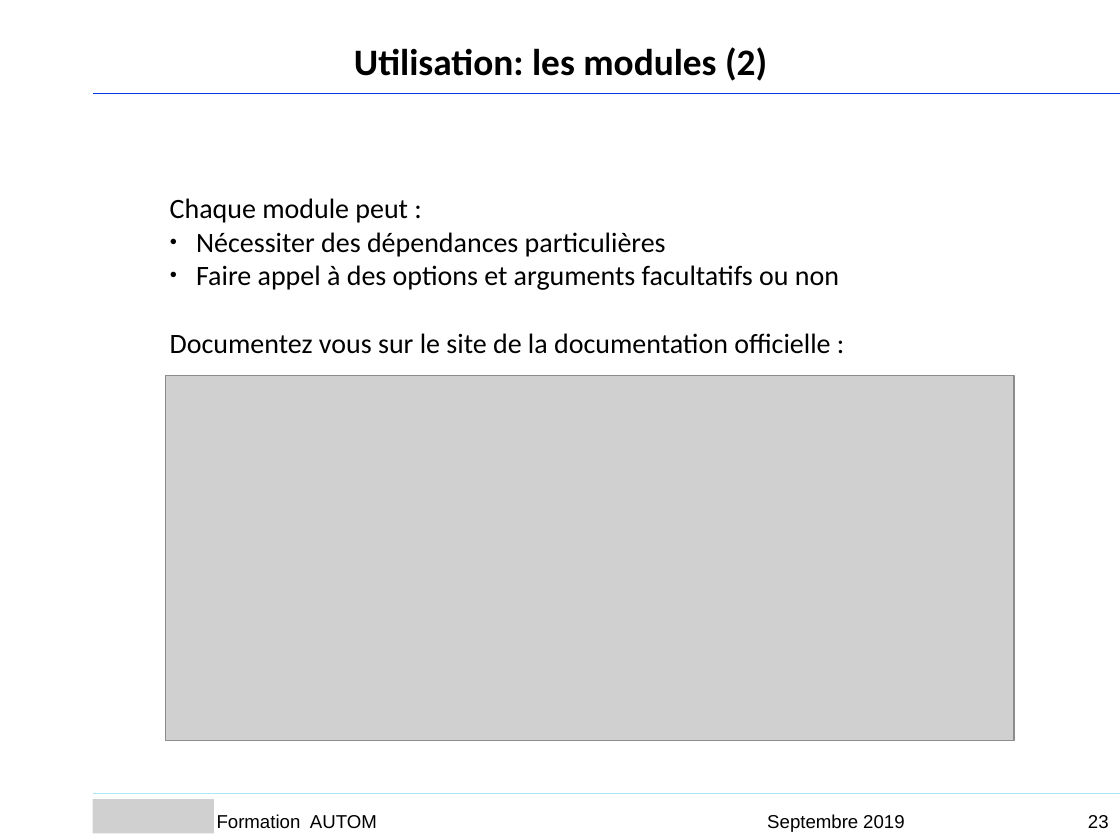
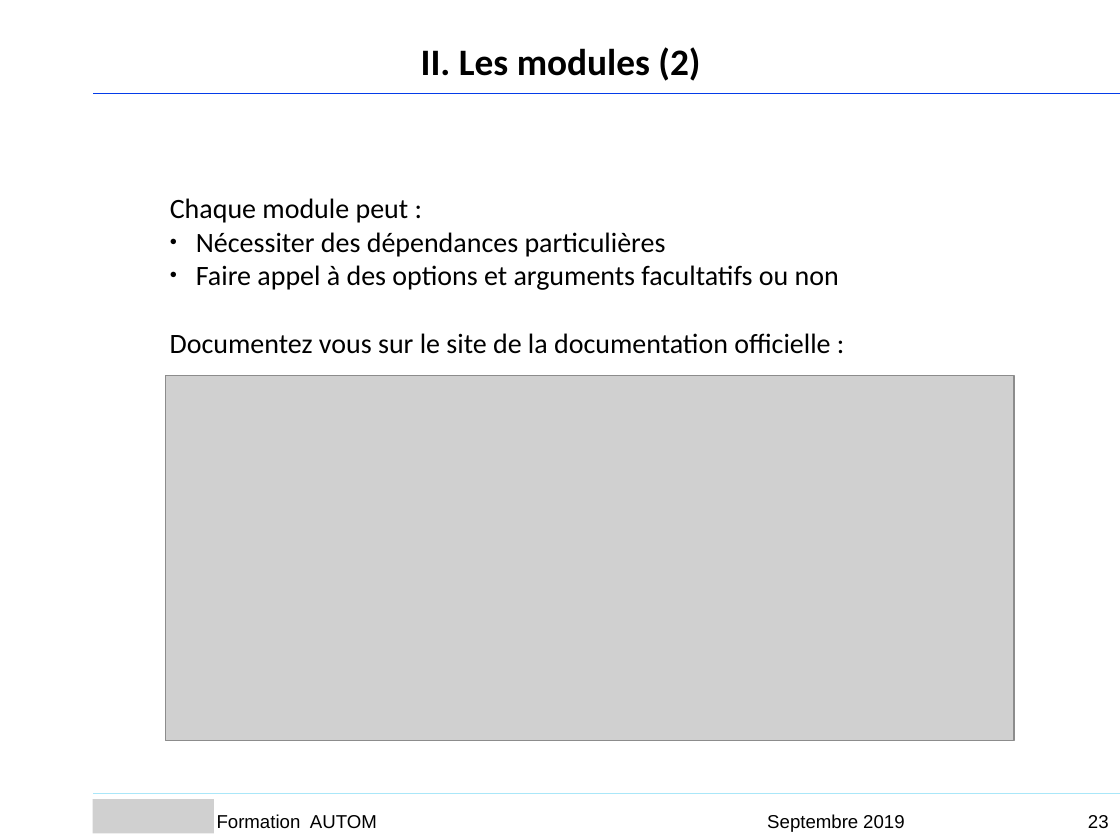
Before and after one commit to Sputnik93/cours_ansible, a slide deck: slide 23 of Ansible_support_cours_AGO.ppt. Drawn at 1120x840 pixels with LibreOffice and Linux fonts; fonts in the diff are those of the drawing; grey boxes stand for pictures; background and template pictures are left out. Boxes give left, top, right and bottom in pixels: in the first picture for what was removed or moved away, otherwise in the second. Text is boxed around its words. In the diff, an @@ line names an element or a change of style, - is before the commit and + after.

```diff
--- a/Ansible_support_cours_AGO.ppt
+++ b/Ansible_support_cours_AGO.ppt
@@ text at (421, 47, 700, 81): text changed @@
-Utilisation: les modules (2)
+II. Les modules (2)
```
Also in this commit, not shown: 32 other slides changed, 1 slide removed.
